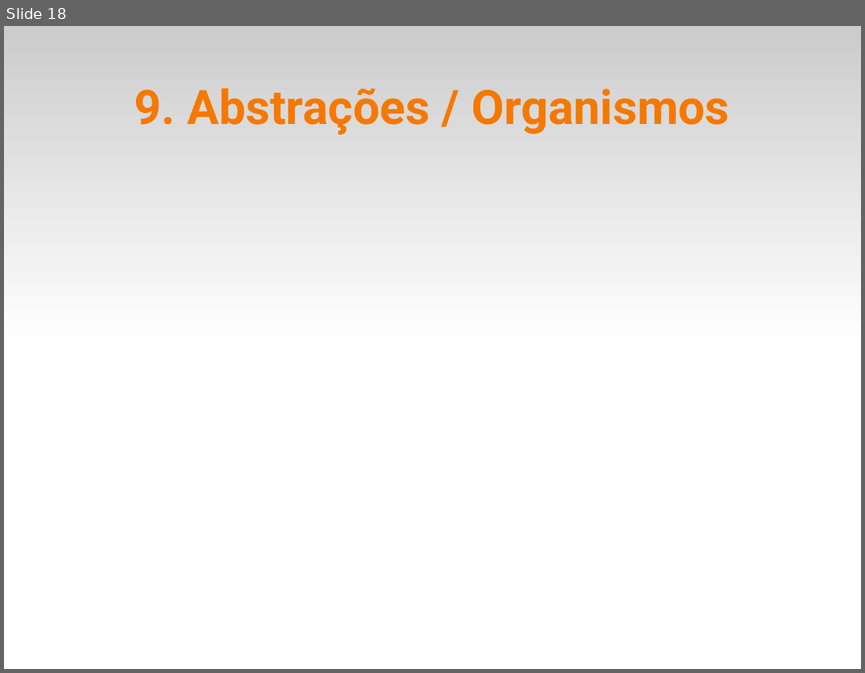
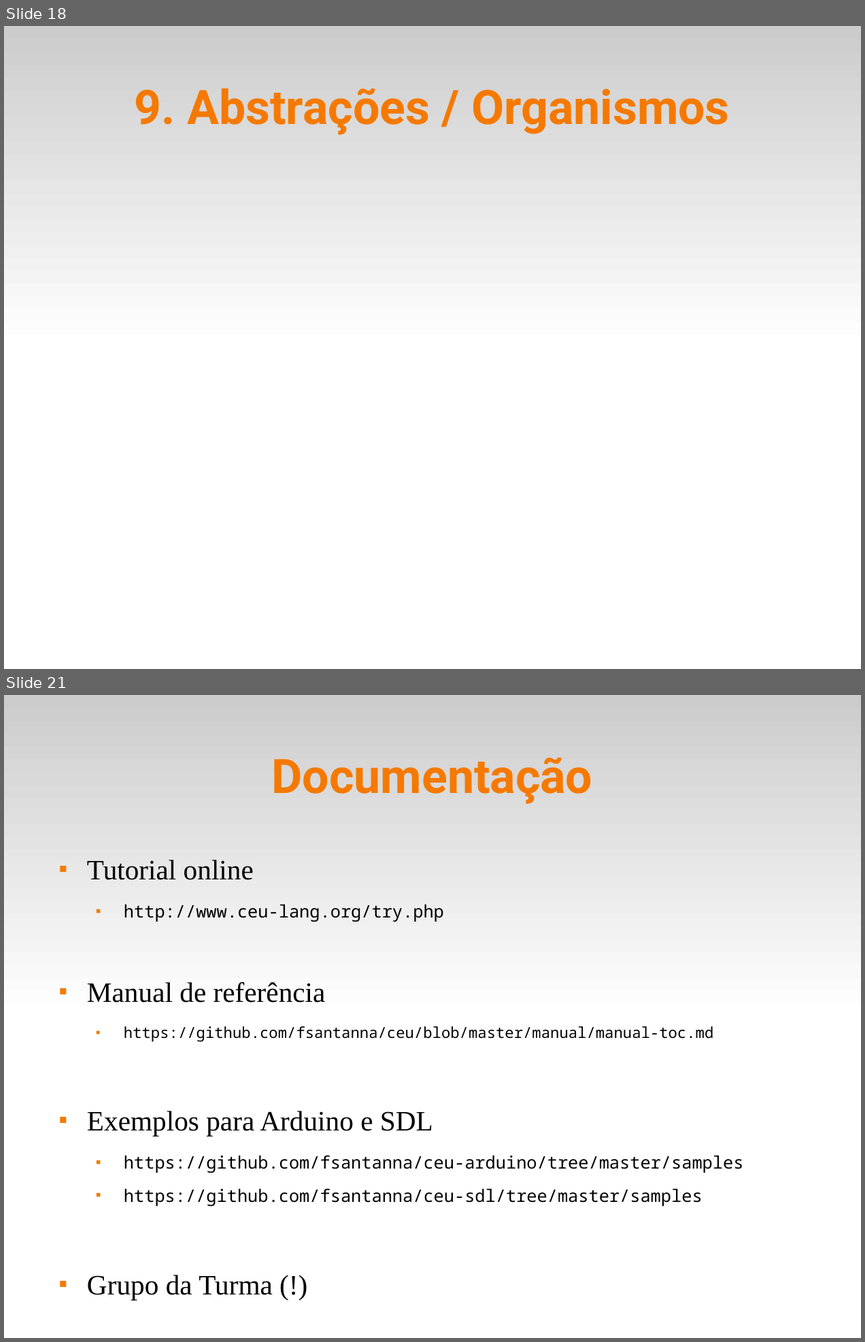
Before and after one commit to fsantanna-uerj/reativos, a slide deck: slides/06_ceu.odp. Shown one above the other, each under a label of ours: slide 18 before the commit, slides 18 and 21 after it; the slides between them are not shown. The pictures are 865x673 and 865x1342 pixels, drawn with LibreOffice and Linux fonts; fonts in the diff are those of the drawing. Boxes give left, top, right and bottom in pixels: in the first picture for what was removed or moved away, otherwise in the second. Text is boxed around its words. In the diff, an @@ line names an element or a change of style, - is before the commit and + after.

```diff
--- a/slides/06_ceu.odp
+++ b/slides/06_ceu.odp
@@ slide 21 added at bbox=[4, 695, 861, 1338], background #FFFFFF; not listed: 1 template element that a slide beside it also shows @@
@@ title added at bbox=[272, 757, 593, 804], 44 pt, text #F57900, bold @@
+Documentação
@@ text added at bbox=[87, 860, 744, 1300], 16 pt, text #000000 @@
+■ Tutorial online
+  ■ http://www.ceu-lang.org/try.php
+■ Manual de referência
+  ■ https://github.com/fsantanna/ceu/blob/master/manual/manual-toc.md
+■ Exemplos para Arduino e SDL
+  ■ https://github.com/fsantanna/ceu-arduino/tree/master/samples
+  ■ https://github.com/fsantanna/ceu-sdl/tree/master/samples
+■ Grupo da Turma (!)
```
Also in this commit, not shown: 3 other slides added, 5 slides removed, 3 other files.
